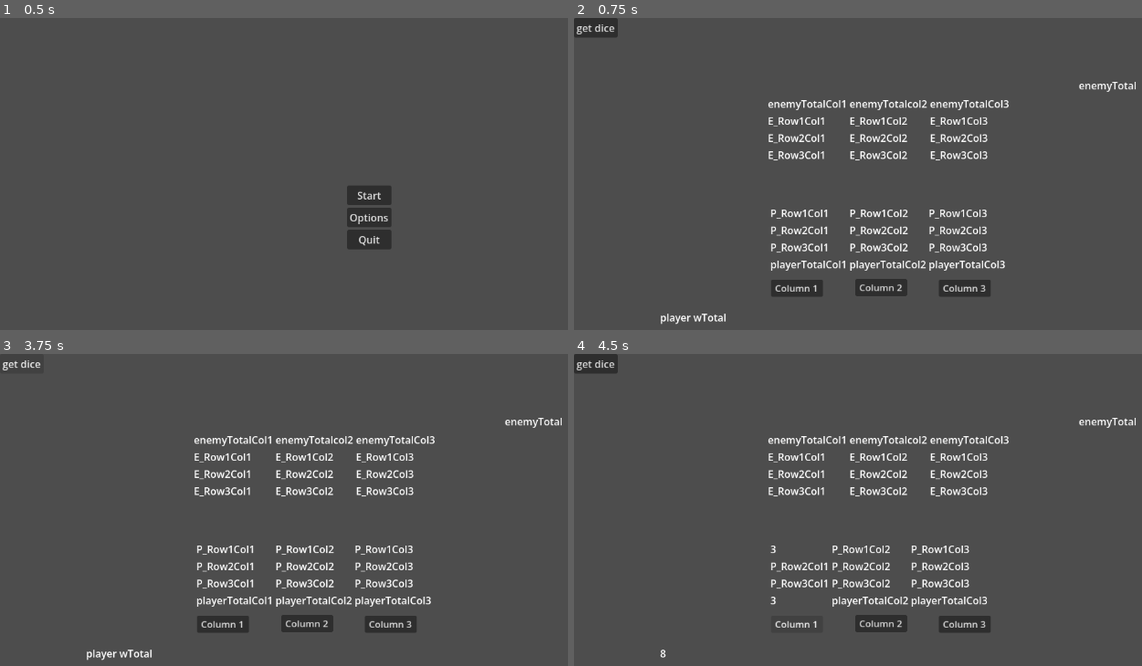
Above: before the commit, frames 1-4 (two rows, left to right).
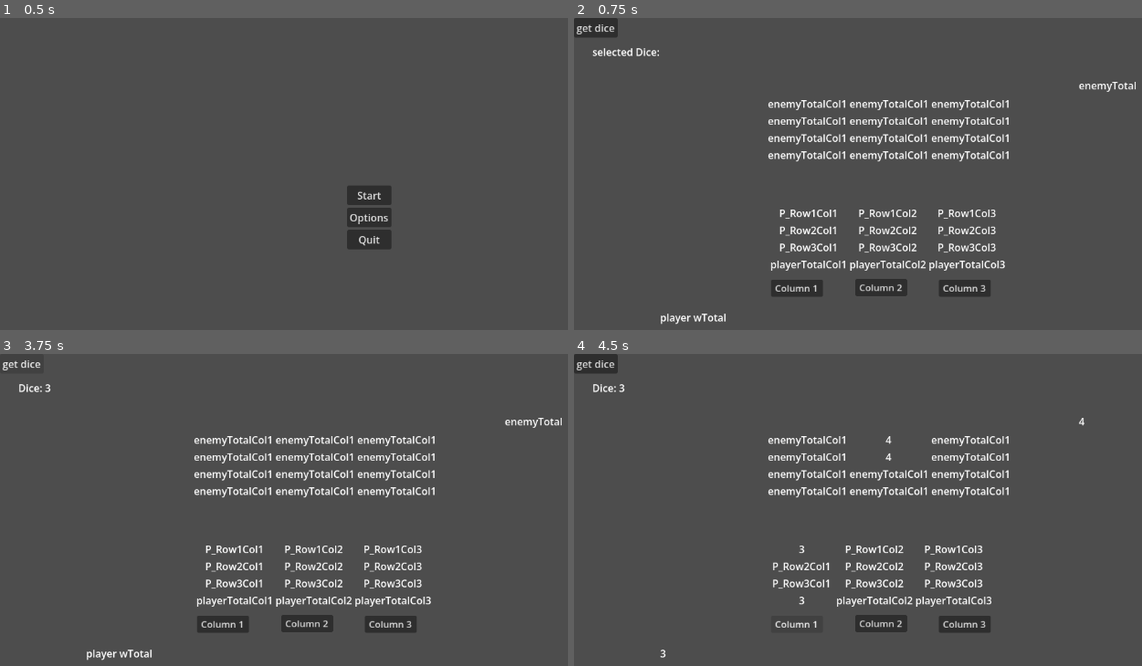
Above: after the commit, the same moments.

Repository: Freyjar/cotl-minigame
Game: Godot game, scene res://Scenes/MainMenu.tscn
Same seed, same stepped clock (60 frames per second), same inputs: the game is played once before the commit and once after it.
Inputs:
- Up to frame 1 (0.5 s): no input
- Up to frame 2 (0.75 s): click "Start" at 0.5 s
- Up to frame 3 (3.75 s): click "Column 1" at 1.25 s; click "Column 2" at 2 s; click "Column 3" at 2.75 s; click "get dice" at 3.5 s
- Up to frame 4 (4.5 s): click "Column 1" at 4.25 s

Frame 1 is identical in both runs. In frame 2, 4.2% of the frame differs, in the area x 3-77%, y 9-76%; in frame 3, 4.1%; in frame 4, 4.7%, in the area x 3-99%, y 9-98%.

Commit message:
added function to the enemy and updated UI + the total

Diff:
--- a/Scenes/Game.tscn
+++ b/Scenes/Game.tscn
@@ -21,6 +21,14 @@
 offset_bottom = 485.0
 text = "player wTotal"
 
+[node name="diceSelected" type="Label" parent="Control" unique_id=613553547 groups=["dice"]]
+layout_mode = 0
+offset_left = 29.0
+offset_top = 42.0
+offset_right = 134.0
+offset_bottom = 65.0
+text = "selected Dice:"
+
 [node name="enemyTotal" type="Label" parent="Control" unique_id=1525516143 groups=["overall_total"]]
 layout_mode = 0
 offset_left = 797.0
@@ -38,54 +46,91 @@
 columns = 3
 
 [node name="Player_R1C1" type="Label" parent="Control/PlayerTable" unique_id=1942926210 groups=["Player_Col1"]]
+custom_minimum_size = Vector2(100, 0)
 layout_mode = 2
 text = "P_Row1Col1"
+horizontal_alignment = 1
+vertical_alignment = 1
 
 [node name="Player_R1C2" type="Label" parent="Control/PlayerTable" unique_id=1741745514 groups=["Player_Col2"]]
+custom_minimum_size = Vector2(100, 0)
 layout_mode = 2
 text = "P_Row1Col2"
+horizontal_alignment = 1
+vertical_alignment = 1
 
 [node name="Player_R1C3" type="Label" parent="Control/PlayerTable" unique_id=2144297219 groups=["Player_Col3"]]
+custom_minimum_size = Vector2(100, 0)
 layout_mode = 2
 text = "P_Row1Col3"
+horizontal_alignment = 1
+vertical_alignment = 1
 
 [node name="Player_R2C1" type="Label" parent="Control/PlayerTable" unique_id=187846301 groups=["Player_Col1"]]
+custom_minimum_size = Vector2(100, 0)
 layout_mode = 2
 text = "P_Row2Col1"
+horizontal_alignment = 1
+vertical_alignment = 1
 
 [node name="Player_R2C2" type="Label" parent="Control/PlayerTable" unique_id=775717516 groups=["Player_Col2"]]
+custom_minimum_size = Vector2(100, 0)
 layout_mode = 2
 text = "P_Row2Col2"
+horizontal_alignment = 1
+vertical_alignment = 1
 
 [node name="Player_R2C3" type="Label" parent="Control/PlayerTable" unique_id=1201529447 groups=["Player_Col3"]]
+custom_minimum_size = Vector2(100, 0)
 layout_mode = 2
 text = "P_Row2Col3"
+horizontal_alignment = 1
+vertical_alignment = 1
 
 [node name="Player_R3C1" type="Label" parent="Control/PlayerTable" unique_id=318855811 groups=["Player_Col1"]]
+custom_minimum_size = Vector2(100, 0)
 layout_mode = 2
 text = "P_Row3Col1"
+horizontal_alignment = 1
+vertical_alignment = 1
 
 [node name="Player_R3C2" type="Label" parent="Control/PlayerTable" unique_id=673777616 groups=["Player_Col2"]]
+custom_minimum_size = Vector2(100, 0)
 layout_mode = 2
 text = "P_Row3Col2"
+horizontal_alignment = 1
+vertical_alignment = 1
 
 [node name="Player_R3C3" type="Label" parent="Control/PlayerTable" unique_id=1845691634 groups=["Player_Col3"]]
+custom_minimum_size = Vector2(100, 0)
 layout_mode = 2
 text = "P_Row3Col3"
+horizontal_alignment = 1
+vertical_alignment = 1
 
 [node name="Player_Col1Total" type="Label" parent="Control/PlayerTable" unique_id=1243462711 groups=["column_totals"]]
+custom_minimum_size = Vector2(100, 0)
 layout_mode = 2
 text = "playerTotalCol1"
+horizontal_alignment = 1
+vertical_alignment = 1
 
 [node name="Player_Col2Total" type="Label" parent="Control/PlayerTable" unique_id=1497432227 groups=["column_totals"]]
+custom_minimum_size = Vector2(100, 0)
 layout_mode = 2
 text = "playerTotalCol2"
+horizontal_alignment = 1
+vertical_alignment = 1
 
 [node name="Player_Col3Total" type="Label" parent="Control/PlayerTable" unique_id=695367292 groups=["column_totals"]]
+custom_minimum_size = Vector2(100, 0)
 layout_mode = 2
 text = "playerTotalCol3"
+horizontal_alignment = 1
+vertical_alignment = 1
 
 [node name="EnemyTable" type="GridContainer" parent="Control" unique_id=897679045]
+custom_minimum_size = Vector2(300, 100)
 layout_mode = 0
 offset_left = 306.0
 offset_top = 124.0
@@ -93,53 +138,89 @@
 offset_bottom = 228.0
 columns = 3
 
-[node name="Enemy_Col1Total" type="Label" parent="Control/EnemyTable" unique_id=1946099429]
-layout_mode = 2
-text = "enemyTotalCol1"
-
-[node name="Enemy_Col2Total" type="Label" parent="Control/EnemyTable" unique_id=1104136480]
-layout_mode = 2
-text = "enemyTotalcol2"
-
-[node name="Enemy_Col3Total" type="Label" parent="Control/EnemyTable" unique_id=1931166156]
-layout_mode = 2
-text = "enemyTotalCol3"
+[node name="Enemy_Col1Total" type="Label" parent="Control/EnemyTable" unique_id=1946099429 groups=["enemy_column_totals"]]
+custom_minimum_size = Vector2(100, 0)
+layout_mode = 2
+text = "enemyTotalCol1"
+horizontal_alignment = 1
+vertical_alignment = 1
+
+[node name="Enemy_Col2Total" type="Label" parent="Control/EnemyTable" unique_id=1104136480 groups=["enemy_column_totals"]]
+custom_minimum_size = Vector2(100, 0)
+layout_mode = 2
+text = "enemyTotalCol1"
+horizontal_alignment = 1
+vertical_alignment = 1
+
+[node name="Enemy_Col3Total" type="Label" parent="Control/EnemyTable" unique_id=1931166156 groups=["enemy_column_totals"]]
+custom_minimum_size = Vector2(100, 0)
+layout_mode = 2
+text = "enemyTotalCol1"
+horizontal_alignment = 1
+vertical_alignment = 1
 
 [node name="Enemy_R1C1" type="Label" parent="Control/EnemyTable" unique_id=632244195 groups=["Enemy_Col1"]]
-layout_mode = 2
-text = "E_Row1Col1"
+custom_minimum_size = Vector2(100, 0)
+layout_mode = 2
+text = "enemyTotalCol1"
+horizontal_alignment = 1
+vertical_alignment = 1
 
 [node name="Enemy_R1C2" type="Label" parent="Control/EnemyTable" unique_id=1906933158 groups=["Enemy_Col2"]]
-layout_mode = 2
-text = "E_Row1Col2"
+custom_minimum_size = Vector2(100, 0)
+layout_mode = 2
+text = "enemyTotalCol1"
+horizontal_alignment = 1
+vertical_alignment = 1
 
 [node name="Enemy_R1C3" type="Label" parent="Control/EnemyTable" unique_id=115168544 groups=["Enemy_Col3"]]
-layout_mode = 2
-text = "E_Row1Col3"
+custom_minimum_size = Vector2(100, 0)
+layout_mode = 2
+text = "enemyTotalCol1"
+horizontal_alignment = 1
+vertical_alignment = 1
 
 [node name="Enemy_R2C1" type="Label" parent="Control/EnemyTable" unique_id=1260330724 groups=["Enemy_Col1"]]
-layout_mode = 2
-text = "E_Row2Col1"
+custom_minimum_size = Vector2(100, 0)
+layout_mode = 2
+text = "enemyTotalCol1"
+horizontal_alignment = 1
+vertical_alignment = 1
 
 [node name="Enemy_R2C2" type="Label" parent="Control/EnemyTable" unique_id=900006731 groups=["Enemy_Col2"]]
-layout_mode = 2
-text = "E_Row2Col2"
+custom_minimum_size = Vector2(100, 0)
+layout_mode = 2
+text = "enemyTotalCol1"
+horizontal_alignment = 1
+vertical_alignment = 1
 
 [node name="Enemy_R2C3" type="Label" parent="Control/EnemyTable" unique_id=512854369 groups=["Enemy_Col3"]]
-layout_mode = 2
-text = "E_Row2Col3"
+custom_minimum_size = Vector2(100, 0)
+layout_mode = 2
+text = "enemyTotalCol1"
+horizontal_alignment = 1
+vertical_alignment = 1
 
 [node name="Enemy_R3C1" type="Label" parent="Control/EnemyTable" unique_id=1970146556 groups=["Enemy_Col1"]]
-layout_mode = 2
-text = "E_Row3Col1"
+custom_minimum_size = Vector2(100, 0)
+layout_mode = 2
+text = "enemyTotalCol1"
+horizontal_alignment = 1
+vertical_alignment = 1
 
 [node name="Enemy_R3C2" type="Label" parent="Control/EnemyTable" unique_id=987294131 groups=["Enemy_Col2"]]
-layout_mode = 2
-text = "E_Row3Col2"
+custom_minimum_size = Vector2(100, 0)
+layout_mode = 2
+text = "enemyTotalCol1"
+horizontal_alignment = 1
+vertical_alignment = 1
 
 [node name="Enemy_R3C3" type="Label" parent="Control/EnemyTable" unique_id=553691791 groups=["Enemy_Col3"]]
-layout_mode = 2
-text = "E_Row3Col3"
+custom_minimum_size = Vector2(100, 0)
+layout_mode = 2
+text = "enemyTotalCol1"
+horizontal_alignment = 1
+vertical_alignment = 1
 
 [node name="Column1Button" type="Button" parent="Control" unique_id=404908436]
 layout_mode = 0
--- a/Scenes/mainController.gd
+++ b/Scenes/mainController.gd
@@ -12,11 +12,19 @@
 @onready var playerTotal_Col2 = get_tree().get_nodes_in_group("column_totals")[1]
 @onready var playerTotal_Col3 = get_tree().get_nodes_in_group("column_totals")[2]
 
+@onready var enemyTotal_Col1 = get_tree().get_nodes_in_group("enemy_column_totals")[0]
+@onready var enemyTotal_Col2 = get_tree().get_nodes_in_group("enemy_column_totals")[1]
+@onready var enemyTotal_Col3 = get_tree().get_nodes_in_group("enemy_column_totals")[2]
+
 @onready var playerOverallTotal = get_tree().get_nodes_in_group("overall_total")[0]
 @onready var enemyOverallTotal = get_tree().get_nodes_in_group("overall_total")[1]
 
-var dicevalue = 0;
-var haveDice = false;
+@onready var dicenumber_selected = get_tree().get_nodes_in_group("dice")[0]
+
+
+var dicevalue = 0
+var haveDice = false
+var turn = ''
 
 func _ready():
 	print(playerTotal_Col1)
@@ -54,15 +62,12 @@
 		print("score is: ", score)
 		columnTotal.text = str(score)
 
-func CalculateOverallTotal(col1, col2, col3):
-	var col1total = int(col1.text)
-	var col2total = int(col2.text)
-	var col3total = int(col3.text)
-	var overallTotal = 0
+func CalculateOverallTotal(col1, col2, col3, overall_label):
+	var total = safe_int(col1) + safe_int(col2) + safe_int(col3)
+	overall_label.text = str(total)
 
-	overallTotal = col1total + col2total + col3total
-	playerOverallTotal.text = str(overallTotal)
-
+func safe_int(label):
+	return int(label.text) if label.text.is_valid_int() else 0
 
 func _on_getdice_pressed():
 	var num = randi_range(1, 6)
@@ -70,24 +75,59 @@
 	haveDice = true
 	print("Have Dice", haveDice)
 	print("Dice Value", dicevalue)
-	print()
+	dicenumber_selected.text = "Dice: " + str(dicevalue)
 
-func column_button_pressed(column, column_total_label):
+func column_button_pressed(column, column_total_label, overall_total_label):
 	for col in column:
 		if !col.has_meta("value") && haveDice:
 			col.set_meta("value", dicevalue)
 			haveDice = false
 			Calculate(column, column_total_label)
-			CalculateOverallTotal(playerTotal_Col1, playerTotal_Col2, playerTotal_Col3)
+			CalculateOverallTotal(playerTotal_Col1, playerTotal_Col2, playerTotal_Col3, overall_total_label)
 			col.text = str(dicevalue)
+			enemy_moves()
+			return
+
+func enemy_moves():
+	var enemy_dice = randi_range(1, 6)
+
+	var columns = [
+		[Enemy_Col1, enemyTotal_Col1],
+		[Enemy_Col2, enemyTotal_Col2],
+		[Enemy_Col3, enemyTotal_Col3]
+	]
+
+	var choice = columns[randi_range(0, 2)]
+
+	var column = choice[0]
+	var total_label = choice[1]
+
+	for col in column:
+		if !col.has_meta("value"):
+			col.set_meta("value", enemy_dice)
+			col.text = str(enemy_dice)
+
+			Calculate(column, total_label)
+
+			CalculateOverallTotal(
+				enemyTotal_Col1,
+				enemyTotal_Col2,
+				enemyTotal_Col3,
+				enemyOverallTotal
+			)
+
 			return
 
 
+
+##############################
+#Button functions
+##############################
 func _on_column1_pressed():
-	column_button_pressed(Player_Col1, playerTotal_Col1)
+	column_button_pressed(Player_Col1, playerTotal_Col1, playerOverallTotal)
 
 func _on_column2_pressed():
-	column_button_pressed(Player_Col2, playerTotal_Col2)
+	column_button_pressed(Player_Col2, playerTotal_Col2, playerOverallTotal)
 
 func _on_column3_pressed():
-	column_button_pressed(Player_Col3, playerTotal_Col3)
+	column_button_pressed(Player_Col3, playerTotal_Col3, playerOverallTotal)
